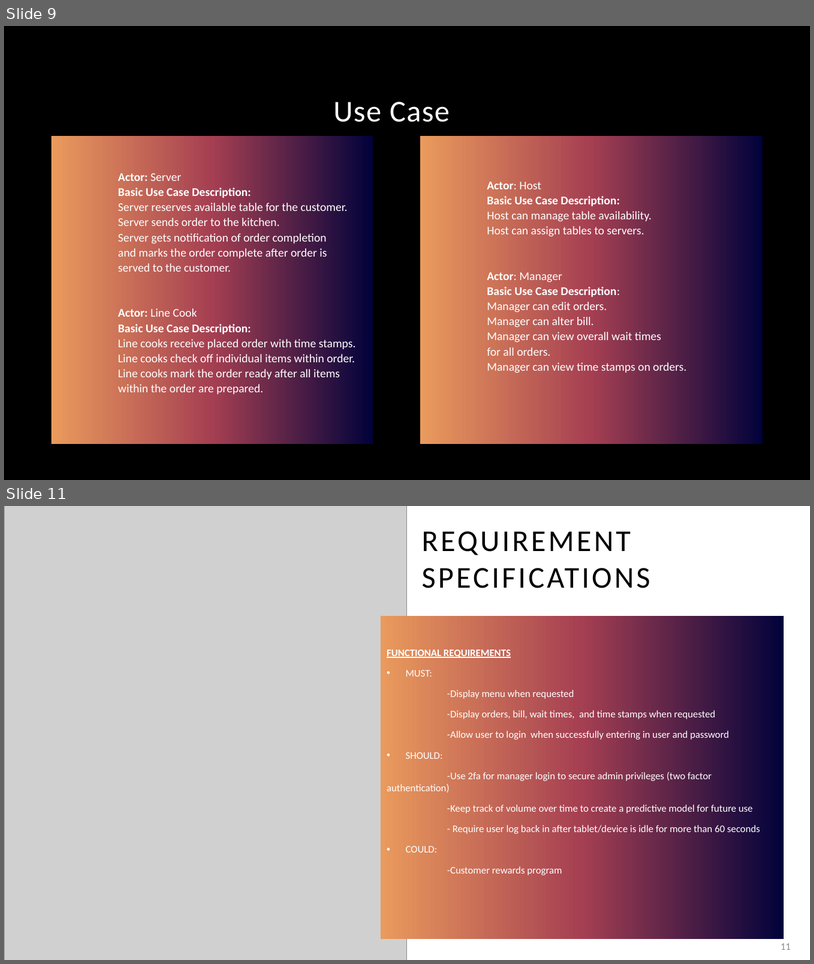
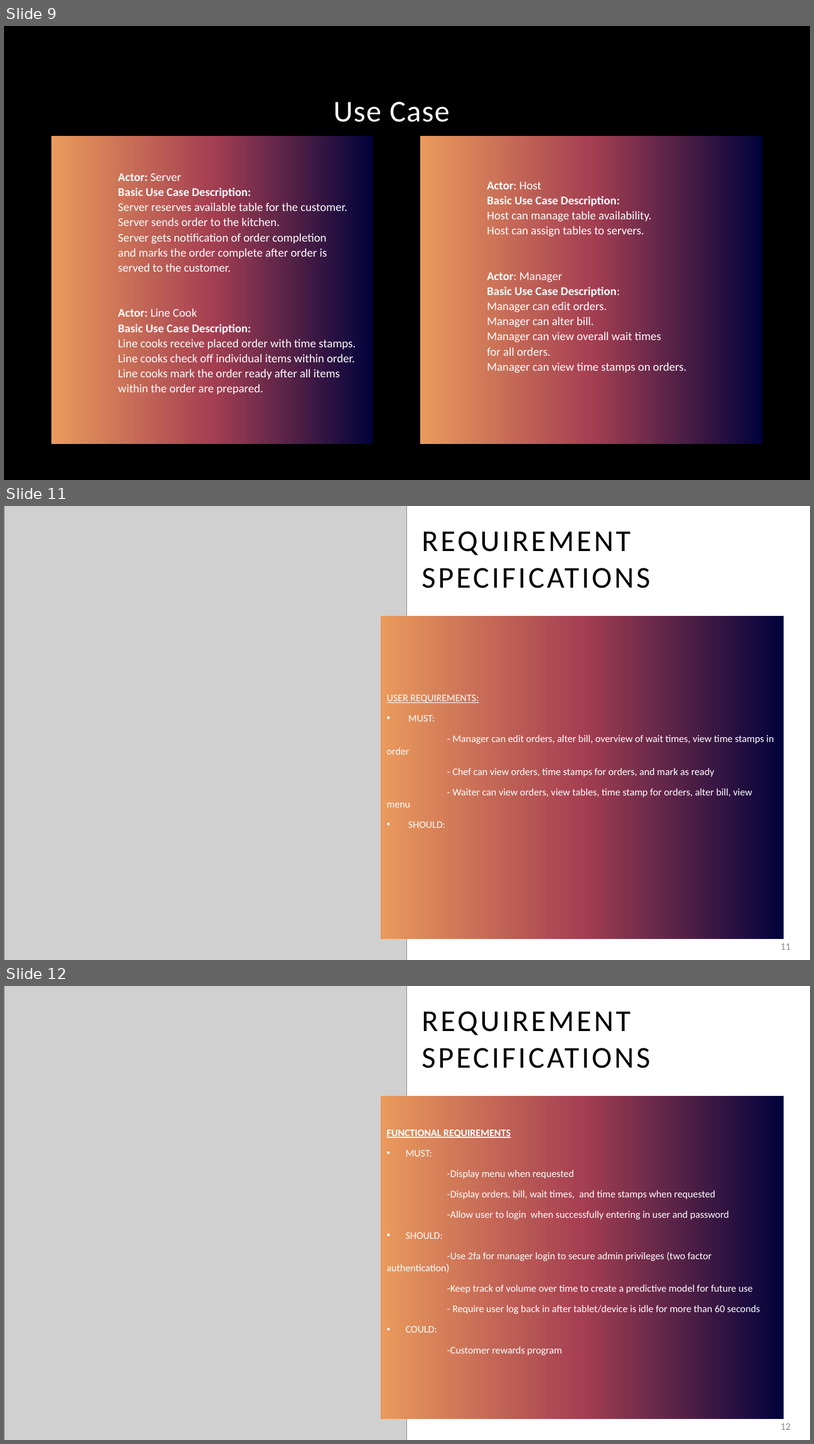
Before and after one commit to KL-3/CentRes, a slide deck: CentRes.pptx. Shown one above the other, each under a label of ours: slides 9 and 11 before the commit, slides 9, 11 and 12 after it; the slides between them are not shown. The pictures are 814x964 and 814x1444 pixels, drawn with LibreOffice and Linux fonts; fonts in the diff are those of the drawing; grey boxes stand for pictures; background and template pictures are left out. Boxes give left, top, right and bottom in pixels: in the first picture for what was removed or moved away, otherwise in the second. Text is boxed around its words. In the diff, an @@ line names an element or a change of style, - is before the commit and + after.

```diff
--- a/CentRes.pptx
+++ b/CentRes.pptx
@@ slide 11 added at bbox=[4, 506, 810, 960], background #FFFFFF @@
@@ picture added at bbox=[4, 506, 408, 960] @@
@@ title added at bbox=[422, 531, 651, 588], 36 pt, text #000000 @@
+REQUIREMENT SPECIFICATIONS
@@ text added at bbox=[381, 615, 785, 939], fill gradient #01023B to #A53F52 to #EA9A5C, 12 pt, text #FFFFFF @@
+USER REQUIREMENTS:
+• MUST:
+- Manager can edit orders, alter bill, overview of wait times, view time stamps in order
+- Chef can view orders, time stamps for orders, and mark as ready
+- Waiter can view orders, view tables, time stamp for orders, alter bill, view menu
+• SHOULD:
@@ page number added at bbox=[781, 943, 791, 949], 12 pt, text #8C8C8C @@
+11
@@ what was slide 11 is now slide 12 @@
@@ page number at bbox=[781, 1423, 791, 1429]: text changed @@
-11
+12
```
Also in this commit, not shown: 2 slides changed, 1 other slide added.
